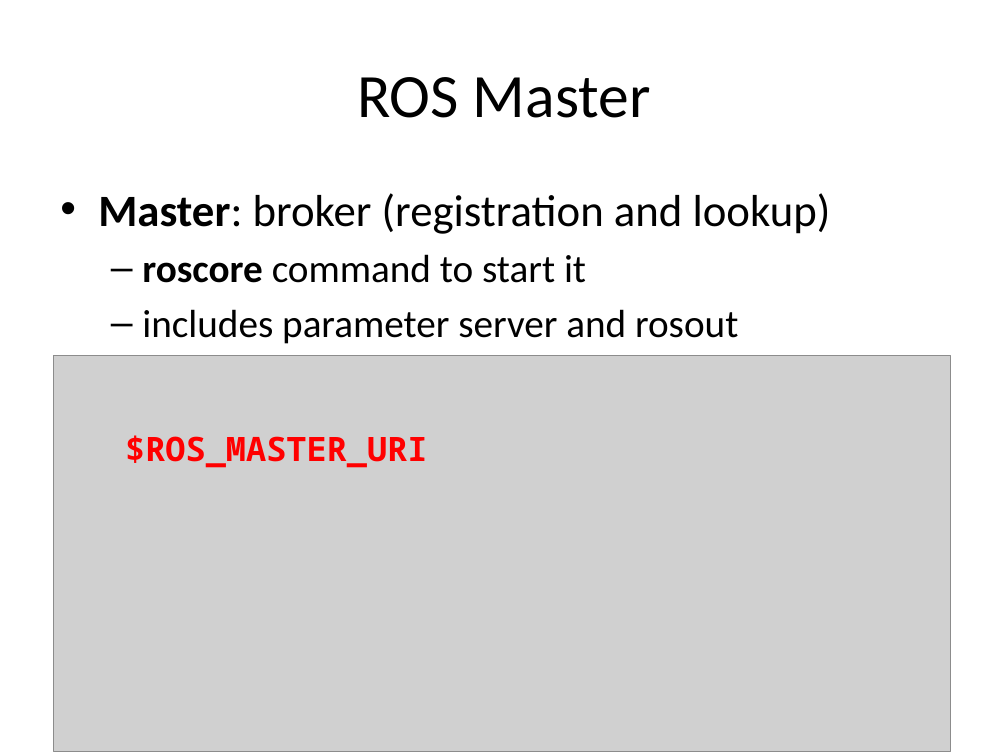
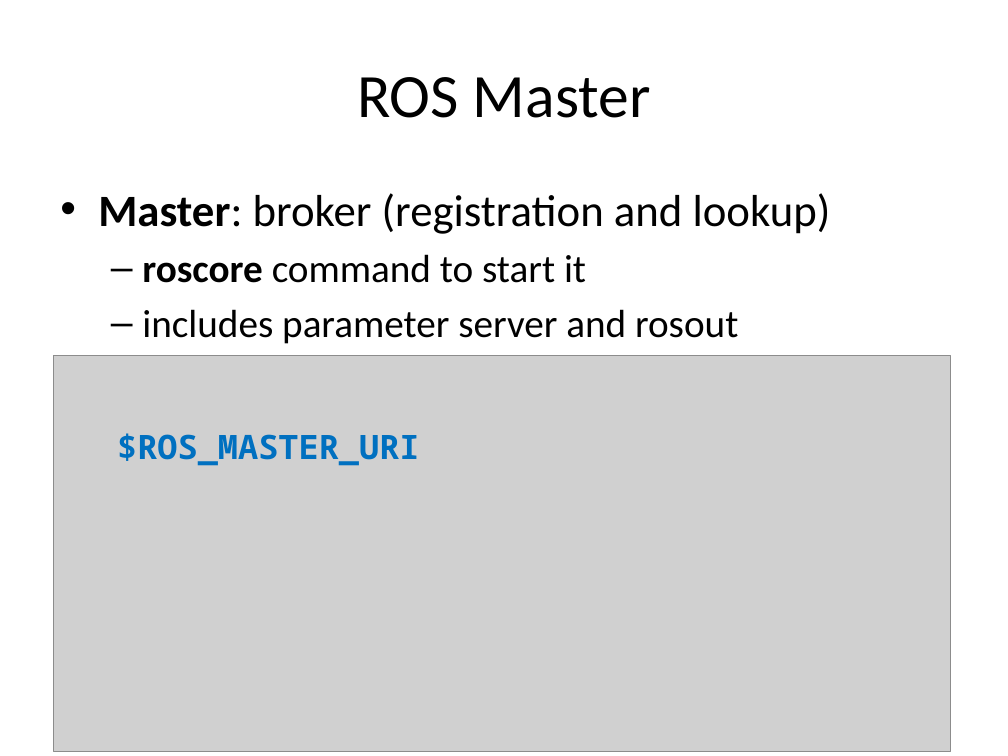
Before and after one commit to dortmans/ros_workshop, a slide deck: slide 29 of deel1.pptx. Drawn at 1008x756 pixels with LibreOffice and Linux fonts; fonts in the diff are those of the drawing; grey boxes stand for pictures. Boxes give left, top, right and bottom in pixels: in the first picture for what was removed or moved away, otherwise in the second. Text is boxed around its words. In the diff, an @@ line names an element or a change of style, - is before the commit and + after.

```diff
--- a/deel1.pptx
+++ b/deel1.pptx
@@ text "$ROS_MASTER_URI": place and size @@
-text "$ROS_MASTER_URI" at [125,435,428,468]
+text "$ROS_MASTER_URI" at [117,433,420,466]
@@ text "$ROS_MASTER_URI" at [117,433,420,466]: text colour #FF0000 to #0070C0 @@
```
Also in this commit, not shown: 10 other slides changed, 1 slide added, 6 slides removed.
